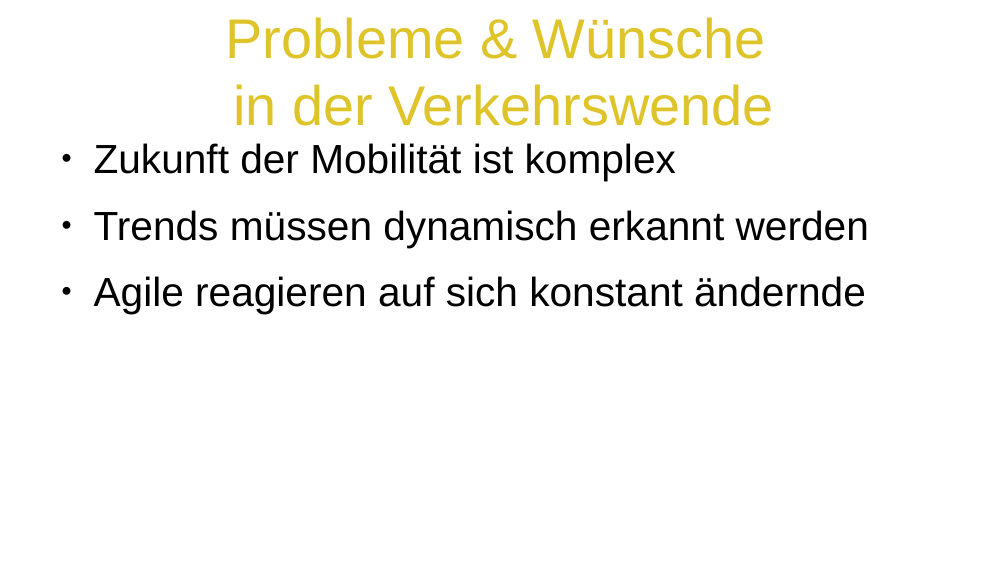
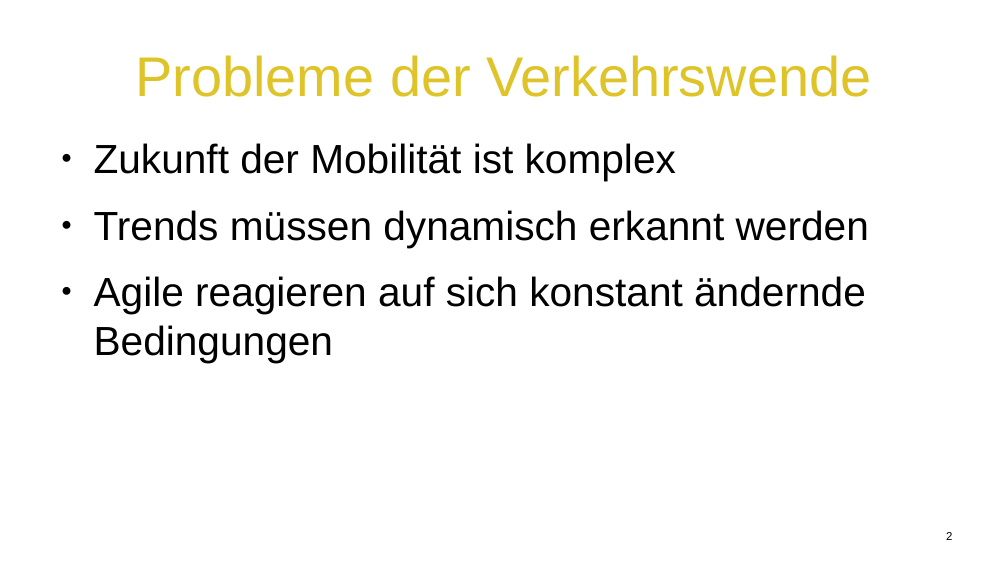
Before and after one commit to ohneBohne/Data_Challenges, a slide deck: slide 2 of EVP.odp. Drawn at 1008x567 pixels with LibreOffice and Linux fonts; fonts in the diff are those of the drawing; background and template pictures are left out. Boxes give left, top, right and bottom in pixels: in the first picture for what was removed or moved away, otherwise in the second. Text is boxed around its words. In the diff, an @@ line names an element or a change of style, - is before the commit and + after.

```diff
--- a/EVP.odp
+++ b/EVP.odp
@@ title at (136, 55, 871, 97): text changed @@
-Probleme & Wünsche
-in der Verkehrswende
+Probleme der Verkehrswende
@@ text at (94, 276, 866, 363): text changed @@
-● Agile reagieren auf sich konstant ändernde
+● Agile reagieren auf sich konstant ändernde Bedingungen
@@ page number added at (946, 532, 952, 540), 9 pt, text #000000 @@
+2
```
Also in this commit, not shown: 3 other slides changed, 2 slides added, 1 slide removed, 1 other file.
